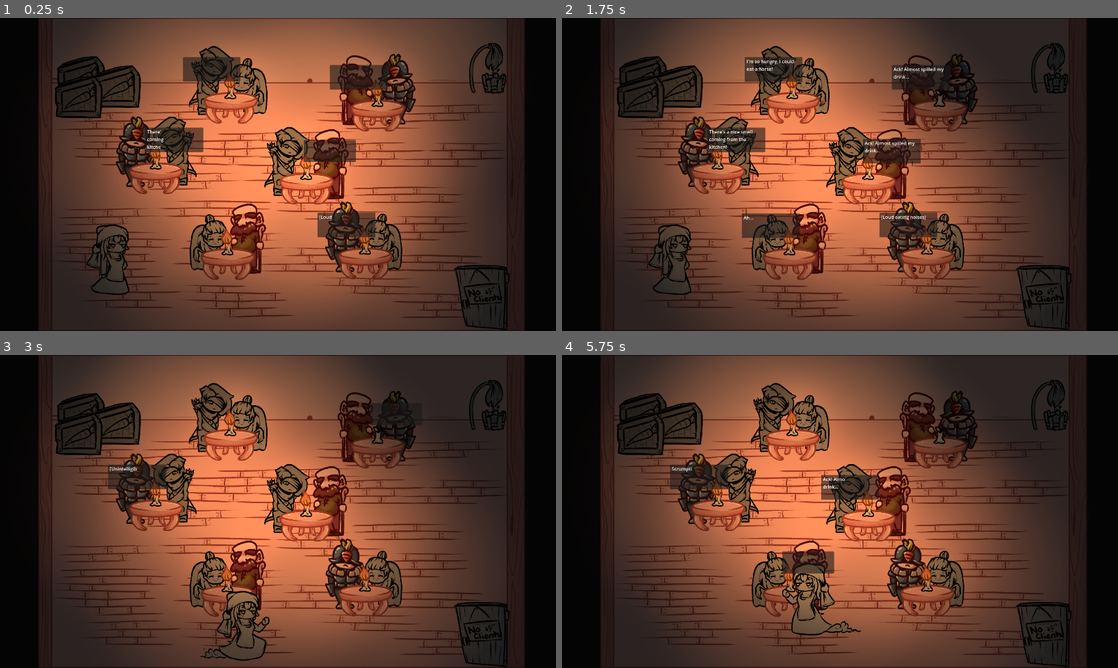
Above: before the commit, frames 1-4 (two rows, left to right).
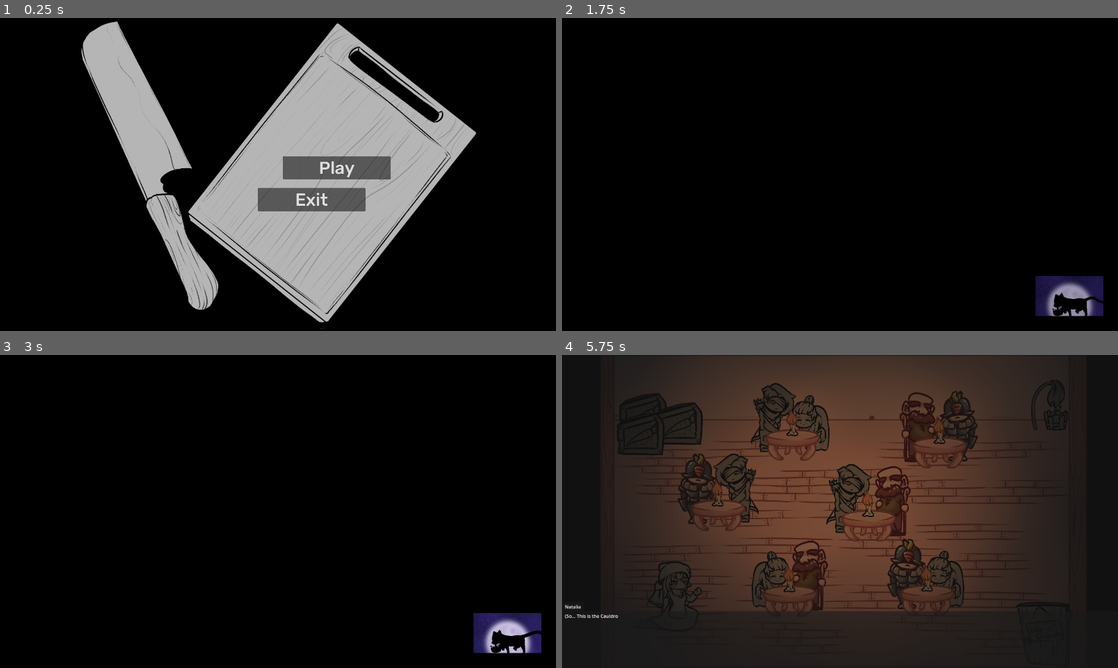
Above: after the commit, the same moments.

Repository: Zettexe/game-jam-dvd-2
Game: Godot game, scene res://MainMenu.tscn
The game is run twice, just before and just after one commit, with the same random seed, the same clock (stepped at 60 frames per second) and the same inputs. Before the commit the project starts from res://test_scene.tscn.
Inputs (mouse positions are in pixels of both pictures, inside the frame that each line leads up to):
- Up to frame 1 (0.25 s): no input
- Up to frame 2 (1.75 s): click (901, 168) at 0.5 s, where only the run after the commit has a clickable "Play"; click (901, 168) at 1.25 s, where only the run after the commit has a clickable "Play"
- Up to frame 3 (3 s): hold D (move_right) 2.03-2.78 s; tap E (interact) at 2.1, 2.85 s; hold S (move_down) from 2.78 s (still down)
- Up to frame 4 (5.75 s): release S (move_down) at 3.53 s; hold D (move_right) 3.53-4.28 s; tap E (interact) at 3.6, 4.35, 5.1 s; hold W (move_up) 4.28-5.03 s; hold A (move_left) from 5.03 s (still down)

The runs differ from the first frame. In frame 1, 85% of the frame differs, in the area x 6-95%, y 0-100%; in frame 2, 84%; in frame 3, 84%; in frame 4, 54%.

Commit message:
Main menu added

Diff:
--- /dev/null
+++ b/Dialogue.tscn
@@ -0,0 +1,80 @@
+[gd_scene load_steps=2 format=3 uid="uid://dasyh4qui0q8"]
+
+[ext_resource type="Script" path="res://Scripts/Dialogue.gd" id="1_4sd8c"]
+
+[node name="Dialogue" type="Control" groups=["Dialogue"]]
+visible = false
+layout_mode = 3
+anchors_preset = 15
+anchor_right = 1.0
+anchor_bottom = 1.0
+grow_horizontal = 2
+grow_vertical = 2
+script = ExtResource("1_4sd8c")
+
+[node name="Background" type="Panel" parent="."]
+layout_mode = 1
+anchors_preset = 15
+anchor_right = 1.0
+anchor_bottom = 1.0
+grow_horizontal = 2
+grow_vertical = 2
+
+[node name="VBoxContainer" type="VBoxContainer" parent="."]
+layout_mode = 1
+anchors_preset = 15
+anchor_right = 1.0
+anchor_bottom = 1.0
+grow_horizontal = 2
+grow_vertical = 2
+alignment = 2
+
+[node name="Name" type="Control" parent="VBoxContainer"]
+layout_mode = 2
+
+[node name="Label" type="RichTextLabel" parent="VBoxContainer/Name"]
+clip_contents = false
+layout_mode = 1
+anchors_preset = 2
+anchor_top = 1.0
+anchor_bottom = 1.0
+offset_left = 10.0
+offset_right = 10.0
+grow_vertical = 0
+fit_content = true
+scroll_active = false
+autowrap_mode = 0
+
+[node name="Name" type="Panel" parent="VBoxContainer/Name/Label"]
+show_behind_parent = true
+layout_mode = 1
+anchors_preset = 15
+anchor_right = 1.0
+anchor_bottom = 1.0
+offset_left = -10.0
+offset_top = -5.0
+offset_right = 10.0
+offset_bottom = 5.0
+grow_horizontal = 2
+grow_vertical = 2
+size_flags_horizontal = 0
+
+[node name="Panel" type="Panel" parent="VBoxContainer"]
+custom_minimum_size = Vector2(100, 200)
+layout_mode = 2
+
+[node name="Content" type="RichTextLabel" parent="VBoxContainer/Panel"]
+layout_mode = 1
+anchors_preset = 15
+anchor_right = 1.0
+anchor_bottom = 1.0
+offset_left = 10.0
+offset_top = 5.0
+offset_right = -10.0
+offset_bottom = -7.0
+grow_horizontal = 2
+grow_vertical = 2
+text = "Lorem ipsum dolor sit amet, consectetur adipiscing elit, sed do eiusmod tempor incididunt ut labore et dolore magna aliqua. Ut enim ad minim veniam, quis nostrud exercitation ullamco laboris nisi ut aliquip ex ea commodo consequat. Duis aute irure dolor in reprehenderit in voluptate velit esse cillum dolore eu fugiat nulla pariatur. Excepteur sint occaecat cupidatat non proident, sunt in culpa qui officia deserunt mollit anim id est laborum."
+scroll_active = false
+scroll_following = true
+visible_characters_behavior = 2
--- a/MainMenu.tscn
+++ b/MainMenu.tscn
@@ -1,10 +1,29 @@
-[gd_scene load_steps=4 format=3 uid="uid://cu4sqal4eevky"]
+[gd_scene load_steps=11 format=3 uid="uid://cu4sqal4eevky"]
 
 [ext_resource type="Texture2D" uid="uid://cjrnpquo34dos" path="res://Assets/cutting_board.png" id="1_ceqey"]
 [ext_resource type="Script" path="res://MenuItems.gd" id="2_uvttq"]
+[ext_resource type="FontFile" uid="uid://bt4bbwg6d7703" path="res://Assets/Rubik/static/Rubik-Medium.ttf" id="3_npuvc"]
+[ext_resource type="Texture2D" uid="uid://ddkde2fx2sciu" path="res://Assets/f1.png" id="4_umhbe"]
+[ext_resource type="Texture2D" uid="uid://gvluqkypcmcs" path="res://Assets/f2.png" id="5_3eecc"]
+[ext_resource type="Texture2D" uid="uid://d1s68wjicc5sg" path="res://Assets/f3.png" id="6_g20ic"]
+[ext_resource type="Texture2D" uid="uid://d010c48jrfogk" path="res://Assets/f4.png" id="7_mm7n4"]
 
 [sub_resource type="StyleBoxFlat" id="StyleBoxFlat_kf3n7"]
 bg_color = Color(0, 0, 0, 1)
+
+[sub_resource type="StyleBoxFlat" id="StyleBoxFlat_k86hd"]
+bg_color = Color(0, 0, 0, 1)
+
+[sub_resource type="AnimatedTexture" id="AnimatedTexture_6ag7k"]
+frames = 4
+frame_0/texture = ExtResource("4_umhbe")
+frame_0/duration = 0.5
+frame_1/texture = ExtResource("5_3eecc")
+frame_1/duration = 0.5
+frame_2/texture = ExtResource("6_g20ic")
+frame_2/duration = 0.5
+frame_3/texture = ExtResource("7_mm7n4")
+frame_3/duration = 0.5
 
 [node name="MainMenu" type="Control"]
 layout_mode = 3
@@ -59,10 +78,35 @@
 
 [node name="Play" type="Button" parent="MarginContainer/VBoxContainer"]
 layout_mode = 2
+theme_override_fonts/font = ExtResource("3_npuvc")
 theme_override_font_sizes/font_size = 60
 text = "Play"
 
 [node name="Exit" type="Button" parent="MarginContainer/VBoxContainer"]
 layout_mode = 2
+theme_override_fonts/font = ExtResource("3_npuvc")
 theme_override_font_sizes/font_size = 60
 text = "Exit"
+
+[node name="Overlay" type="Panel" parent="." groups=["Overlay"]]
+modulate = Color(1, 1, 1, 0)
+layout_mode = 1
+anchors_preset = 15
+anchor_right = 1.0
+anchor_bottom = 1.0
+grow_horizontal = 2
+grow_vertical = 2
+mouse_filter = 2
+theme_override_styles/panel = SubResource("StyleBoxFlat_k86hd")
+
+[node name="Loading" type="TextureRect" parent="." groups=["Loading"]]
+layout_mode = 0
+offset_left = 1635.0
+offset_top = 890.0
+offset_right = 1870.0
+offset_bottom = 1125.0
+texture = SubResource("AnimatedTexture_6ag7k")
+expand_mode = 1
+
+[connection signal="pressed" from="MarginContainer/VBoxContainer/Play" to="MarginContainer/VBoxContainer" method="_on_play_pressed"]
+[connection signal="pressed" from="MarginContainer/VBoxContainer/Exit" to="MarginContainer/VBoxContainer" method="_on_exit_pressed"]
--- a/MenuItems.gd
+++ b/MenuItems.gd
@@ -1,10 +1,41 @@
 extends VBoxContainer
+
+const SPEED = 5
+const MAIN_REFERENCE = preload("res://test_scene.tscn")
 
 @onready var children = self.get_children()
 @onready var container_rotation = get_parent().rotation
+@onready var overlay = get_tree().get_first_node_in_group("Overlay")
+@onready var loading = get_tree().get_first_node_in_group("Loading")
 
-# Called every frame. 'delta' is the elapsed time since the previous frame.
+var overlay_target = Color.TRANSPARENT
+var loading_target = Color.TRANSPARENT
+
+func _ready():
+	loading.modulate = Color.TRANSPARENT
+
 func _process(delta):
 	for child in children:
 		child.pivot_offset = child.size / 2
 		child.rotation = -container_rotation
+
+	if loading.modulate != loading_target:
+		loading.modulate = loading.modulate.lerp(loading_target, delta * SPEED)
+
+	if overlay.modulate != Color.WHITE:
+		overlay.modulate = overlay.modulate.lerp(overlay_target, delta * SPEED)
+		if overlay.modulate.a >= 0.99:
+			overlay.modulate = overlay_target
+	elif overlay.modulate == Color.WHITE:
+		loading_target = Color.WHITE
+		await get_tree().create_timer(2).timeout
+		loading_target = Color.TRANSPARENT
+		await get_tree().create_timer(0.2).timeout
+		get_tree().change_scene_to_packed(MAIN_REFERENCE)
+
+func _on_play_pressed():
+	overlay_target = Color.WHITE
+	overlay.mouse_filter = MOUSE_FILTER_STOP
+
+func _on_exit_pressed():
+	get_tree().quit()
--- a/Scripts/DialogueData.gd
+++ b/Scripts/DialogueData.gd
@@ -1,4 +1,7 @@
 extends Node
+
+var is_evil = false
+var is_day_2 = false
 
 enum Character { MC, WITCH, NARRATOR, MCAT, BOSS, GUARD, ELDERLY, GRANDMA, HUNTRESS }
 
--- /dev/null
+++ b/Scripts/Main.gd
@@ -0,0 +1,5 @@
+extends Node2D
+
+func _ready():
+	if not DialogueData.is_day_2:
+		get_tree().paused = true
--- /dev/null
+++ b/Scripts/MainInit.gd
@@ -0,0 +1,50 @@
+extends Control
+
+const SPEED = 5
+
+@onready var overlay = get_tree().get_first_node_in_group("Overlay")
+@onready var dialogue = get_tree().get_first_node_in_group("Dialogue")
+@onready var oldman = get_tree().get_first_node_in_group("OldMan")
+
+var overlay_target = Color.TRANSPARENT
+var second_round = false
+var waiting = false
+
+func _ready():
+	if DialogueData.is_evil:
+		oldman.visible = false
+		oldman.get_parent().disabled_old_man = true
+
+func _process(delta):
+	if overlay.modulate != overlay_target:
+		overlay.modulate = overlay.modulate.lerp(overlay_target, delta * SPEED)
+		if overlay.modulate.a >= 0.99 or overlay.modulate.a <= 0.01:
+			overlay.modulate = overlay_target
+	elif overlay.modulate == Color.TRANSPARENT and not waiting:
+		if DialogueData.is_day_2 or second_round:
+			print("Is either day 2 or second round")
+			return
+
+		waiting = true
+
+		await get_tree().create_timer(0.5).timeout
+
+		print("Start Dialogue")
+
+		for npc in DialogueData.SCRIPTED_DIALOGUE[DialogueData.ScriptedDialogue.INTRO]:
+			dialogue.show_dialogue(DialogueData.CHARACTER_NAME[npc.character], npc.content)
+			await dialogue.done
+
+		dialogue.hide_dialogue()
+
+		print("End Dialogue")
+
+		await get_tree().create_timer(0.5).timeout
+		overlay_target = Color.WHITE
+		second_round = true
+		waiting = false
+	elif overlay.modulate == Color.WHITE and not waiting:
+		waiting = true
+		await get_tree().create_timer(0.5).timeout
+		overlay_target = Color.TRANSPARENT
+		get_tree().paused = false
--- a/Scripts/Table.gd
+++ b/Scripts/Table.gd
@@ -22,6 +22,7 @@
 				npc.emit_signal("light_returned")
 
 var candle_timeout = false
+var disabled_old_man = false
 
 func _interact():
 	candle_lit = true
@@ -69,7 +70,7 @@
 			dialogue_content = DialogueData.CHATTER[randi() % DialogueData.CHATTER.size()]
 		else:
 			dialogue_content = DialogueData.DARKNESS_CHATTER[randi() % DialogueData.DARKNESS_CHATTER.size()]
-		var selected_npc = npcs[randi() % npcs.size()]
+		var selected_npc = npcs[randi() % npcs.size() if not disabled_old_man else 1]
 		dialogue_node.show_dialogue(dialogue_content, selected_npc.dialogue_size, selected_npc.get_screen_transform().origin + selected_npc.dialogue_offset)
 		await dialogue_node.done
 		await get_tree().create_timer(1.5).timeout
--- a/project.godot
+++ b/project.godot
@@ -11,7 +11,7 @@
 [application]
 
 config/name="joms-game-jam-dvd-the-second-one"
-run/main_scene="res://test_scene.tscn"
+run/main_scene="res://MainMenu.tscn"
 config/features=PackedStringArray("4.1", "Forward Plus")
 config/icon="res://Assets/icon.svg"
 
--- a/test_scene.tscn
+++ b/test_scene.tscn
@@ -1,11 +1,11 @@
-[gd_scene load_steps=26 format=3 uid="uid://chyr2b72yctbq"]
-
+[gd_scene load_steps=30 format=3 uid="uid://chyr2b72yctbq"]
+
+[ext_resource type="Script" path="res://Scripts/Main.gd" id="1_hijv4"]
 [ext_resource type="PackedScene" uid="uid://djevw1s1hmioy" path="res://Player.tscn" id="2_xitt2"]
 [ext_resource type="Texture2D" uid="uid://delnwkxwwg0rs" path="res://Assets/holderhunter.png" id="5_s860t"]
 [ext_resource type="Texture2D" uid="uid://dihkb7oo0blcl" path="res://Assets/elderly.png" id="6_w4eis"]
 [ext_resource type="PackedScene" uid="uid://c4cq7t0jwbq8t" path="res://NPC.tscn" id="8_05blk"]
 [ext_resource type="Texture2D" uid="uid://wgopoe4aw4hb" path="res://Assets/holder_granma.png" id="8_7upr0"]
-[ext_resource type="Script" path="res://Scripts/Dialogue.gd" id="8_bub80"]
 [ext_resource type="Script" path="res://Scripts/KitchenEntrance.gd" id="9_lmk24"]
 [ext_resource type="Script" path="res://Scripts/CollisionTool.gd" id="10_2yc3s"]
 [ext_resource type="Script" path="res://Scripts/MopBucket.gd" id="10_yudja"]
@@ -18,7 +18,9 @@
 [ext_resource type="Texture2D" uid="uid://b4rjpad8s24wp" path="res://Assets/kitchendoor.png" id="16_brld1"]
 [ext_resource type="Texture2D" uid="uid://d3keyrxend7m1" path="res://Assets/quick_bg.png" id="16_g7fro"]
 [ext_resource type="PackedScene" uid="uid://c0iiahg3gkjv0" path="res://Kitchen.tscn" id="17_v6k0s"]
+[ext_resource type="PackedScene" uid="uid://dasyh4qui0q8" path="res://Dialogue.tscn" id="18_7nnjk"]
 [ext_resource type="AudioStream" uid="uid://d1sf7cq44378s" path="res://Assets/tavern.ogg" id="18_p6n04"]
+[ext_resource type="Script" path="res://Scripts/MainInit.gd" id="20_l7gun"]
 
 [sub_resource type="GDScript" id="GDScript_30r57"]
 script/source = "extends StaticBody2D
@@ -50,8 +52,16 @@
 [sub_resource type="RectangleShape2D" id="RectangleShape2D_s5htm"]
 size = Vector2(49, 80.8)
 
+[sub_resource type="StyleBoxFlat" id="StyleBoxFlat_urr2t"]
+bg_color = Color(0.982258, 0.000463403, 0.918628, 1)
+
+[sub_resource type="StyleBoxFlat" id="StyleBoxFlat_v41y3"]
+bg_color = Color(0, 0, 0, 1)
+
 [node name="Main" type="Node2D"]
-y_sort_enabled = true
+process_mode = 1
+y_sort_enabled = true
+script = ExtResource("1_hijv4")
 
 [node name="Scripted Dialogue" type="Node2D" parent="."]
 script = ExtResource("12_ldvwn")
@@ -290,83 +300,39 @@
 position = Vector2(-270, 1698)
 
 [node name="CanvasLayer" type="CanvasLayer" parent="." groups=["CanvasLayer"]]
-
-[node name="Dialogue" type="Control" parent="CanvasLayer" groups=["Dialogue"]]
-visible = false
+process_mode = 3
+
+[node name="Init" type="Control" parent="CanvasLayer"]
 layout_mode = 3
 anchors_preset = 15
 anchor_right = 1.0
 anchor_bottom = 1.0
 grow_horizontal = 2
 grow_vertical = 2
-script = ExtResource("8_bub80")
-
-[node name="Background" type="Panel" parent="CanvasLayer/Dialogue"]
+script = ExtResource("20_l7gun")
+
+[node name="TextureRect" type="Panel" parent="CanvasLayer/Init"]
+visible = false
 layout_mode = 1
 anchors_preset = 15
 anchor_right = 1.0
 anchor_bottom = 1.0
 grow_horizontal = 2
 grow_vertical = 2
-
-[node name="VBoxContainer" type="VBoxContainer" parent="CanvasLayer/Dialogue"]
+theme_override_styles/panel = SubResource("StyleBoxFlat_urr2t")
+
+[node name="Overlay" type="Panel" parent="CanvasLayer/Init" groups=["Overlay"]]
 layout_mode = 1
 anchors_preset = 15
 anchor_right = 1.0
 anchor_bottom = 1.0
 grow_horizontal = 2
 grow_vertical = 2
-alignment = 2
-
-[node name="Name" type="Control" parent="CanvasLayer/Dialogue/VBoxContainer"]
-layout_mode = 2
-
-[node name="Label" type="RichTextLabel" parent="CanvasLayer/Dialogue/VBoxContainer/Name"]
-clip_contents = false
-layout_mode = 1
-anchors_preset = 2
-anchor_top = 1.0
-anchor_bottom = 1.0
-offset_left = 10.0
-offset_right = 10.0
-grow_vertical = 0
-fit_content = true
-scroll_active = false
-autowrap_mode = 0
-
-[node name="Name" type="Panel" parent="CanvasLayer/Dialogue/VBoxContainer/Name/Label"]
-show_behind_parent = true
-layout_mode = 1
-anchors_preset = 15
-anchor_right = 1.0
-anchor_bottom = 1.0
-offset_left = -10.0
-offset_top = -5.0
-offset_right = 10.0
-offset_bottom = 5.0
-grow_horizontal = 2
-grow_vertical = 2
-size_flags_horizontal = 0
-
-[node name="Panel" type="Panel" parent="CanvasLayer/Dialogue/VBoxContainer"]
-custom_minimum_size = Vector2(100, 200)
-layout_mode = 2
-
-[node name="Content" type="RichTextLabel" parent="CanvasLayer/Dialogue/VBoxContainer/Panel"]
-layout_mode = 1
-anchors_preset = 15
-anchor_right = 1.0
-anchor_bottom = 1.0
-offset_left = 10.0
-offset_top = 5.0
-offset_right = -10.0
-offset_bottom = -7.0
-grow_horizontal = 2
-grow_vertical = 2
-text = "Lorem ipsum dolor sit amet, consectetur adipiscing elit, sed do eiusmod tempor incididunt ut labore et dolore magna aliqua. Ut enim ad minim veniam, quis nostrud exercitation ullamco laboris nisi ut aliquip ex ea commodo consequat. Duis aute irure dolor in reprehenderit in voluptate velit esse cillum dolore eu fugiat nulla pariatur. Excepteur sint occaecat cupidatat non proident, sunt in culpa qui officia deserunt mollit anim id est laborum."
-scroll_active = false
-scroll_following = true
-visible_characters_behavior = 2
+size_flags_horizontal = 3
+size_flags_vertical = 3
+theme_override_styles/panel = SubResource("StyleBoxFlat_v41y3")
+
+[node name="Dialogue" parent="CanvasLayer" instance=ExtResource("18_7nnjk")]
 
 [node name="AudioStreamPlayer2D" type="AudioStreamPlayer2D" parent="."]
 stream = ExtResource("18_p6n04")
Binary file changed: Assets/f4.png
